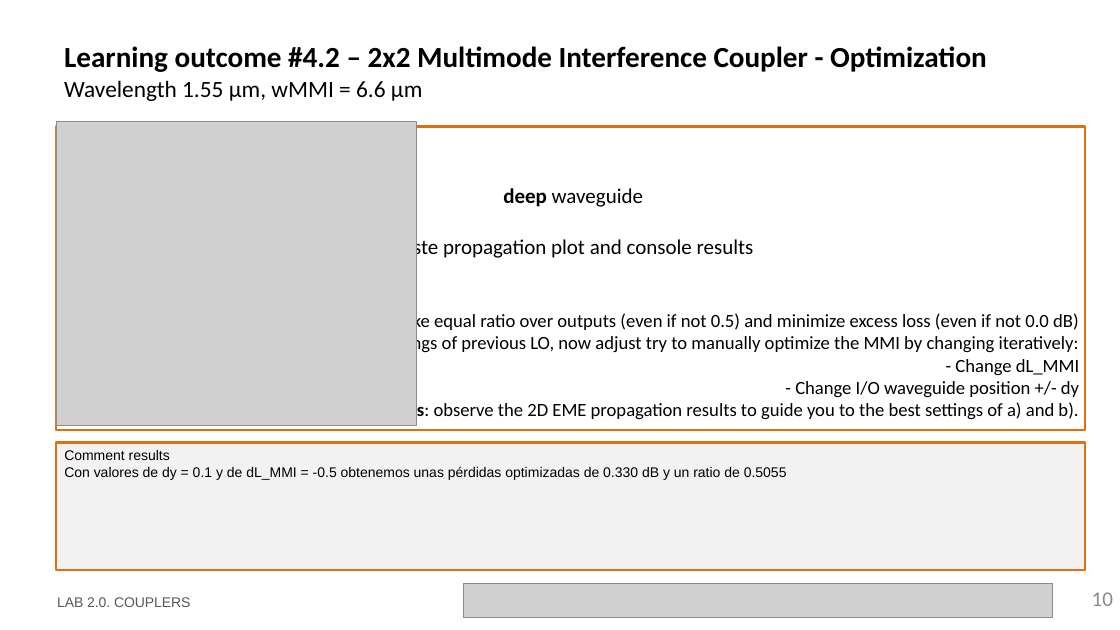
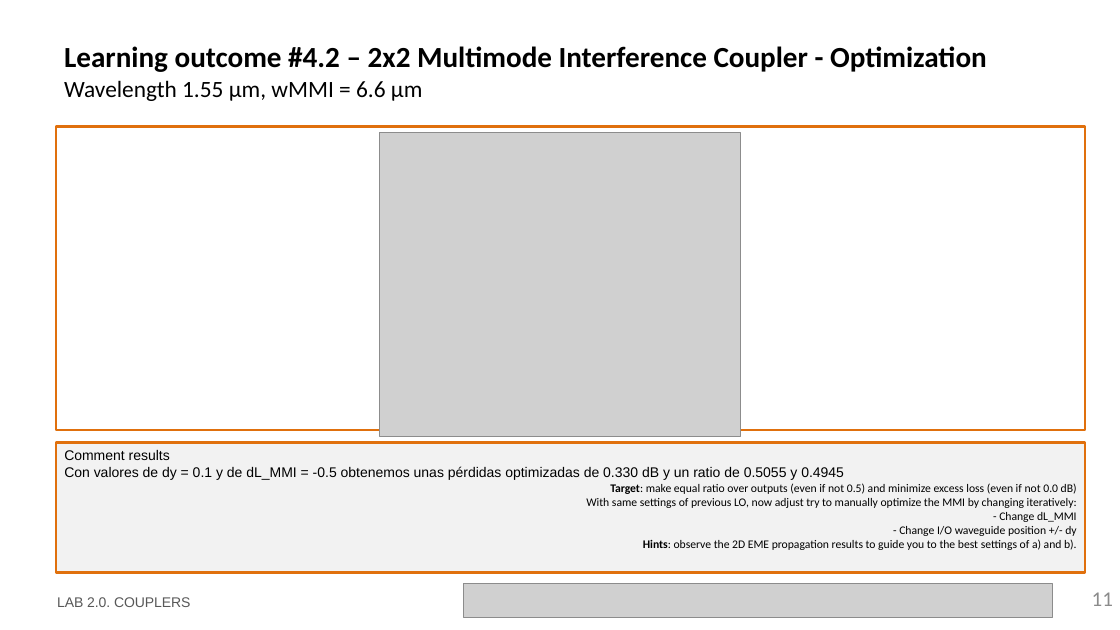
Before and after one commit to davidalcarria/pic-upv-lab2, a slide deck: slide 11 of LabBook_20.pptx (slide 10 before the commit). Drawn at 1120x630 pixels with LibreOffice and Linux fonts; fonts in the diff are those of the drawing; grey boxes stand for pictures; background and template pictures are left out. Boxes give left, top, right and bottom in pixels: in the first picture for what was removed or moved away, otherwise in the second. Text is boxed around its words. In the diff, an @@ line names an element or a change of style, - is before the commit and + after.

```diff
--- a/LabBook_20.pptx
+++ b/LabBook_20.pptx
@@ picture: place and size @@
-picture at (56,121,417,425)
+picture at (380,133,740,437)
@@ text removed at (379,188,1079,422) @@
-deep waveguide
-Paste propagation plot and console results
-Target: make equal ratio over outputs (even if not 0.5) and minimize excess loss (even if not 0.0 dB)
-With same settings of previous LO, now adjust try to manually optimize the MMI by changing iteratively:
-- Change dL_MMI
-- Change I/O waveguide position +/- dy
-Hints: observe the 2D EME propagation results to guide you to the best settings of a) and b).
@@ text in rectangle at (64,466,1077,550): text changed; size 12 to 10 pt; font Arial to Calibri @@
-Con valores de dy = 0.1 y de dL_MMI = -0.5 obtenemos unas pérdidas optimizadas de 0.330 dB y un ratio de 0.5055
+Con valores de dy = 0.1 y de dL_MMI = -0.5 obtenemos unas pérdidas optimizadas de 0.330 dB y un ratio de 0.5055 y 0.4945
+Target: make equal ratio over outputs (even if not 0.5) and minimize excess loss (even if not 0.0 dB)
+With same settings of previous LO, now adjust try to manually optimize the MMI by changing iteratively:
+- Change dL_MMI
+- Change I/O waveguide position +/- dy
+Hints: observe the 2D EME propagation results to guide you to the best settings of a) and b).
@@ page number at (1092,592,1113,606): text changed @@
-10
+11
```
Also in this commit, not shown: 10 other slides changed, 1 slide added.
